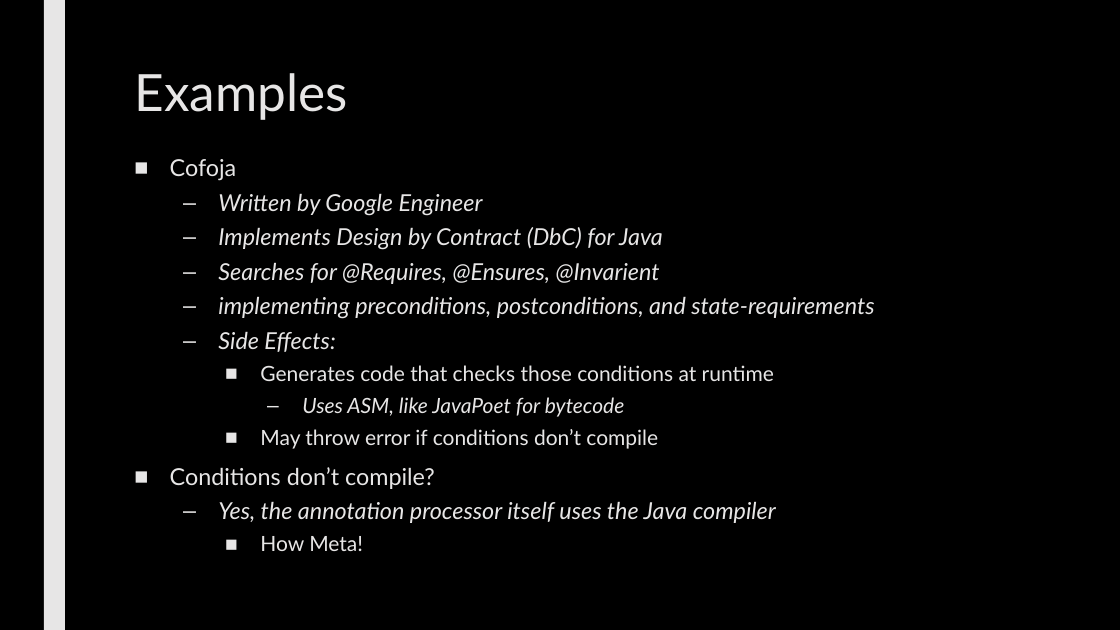
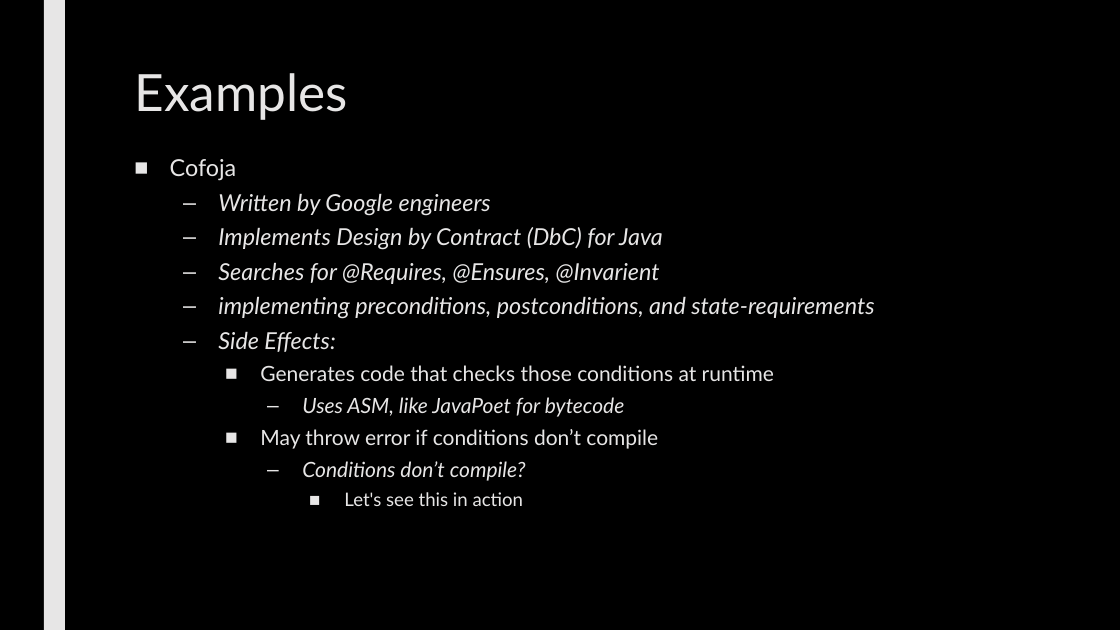
Before and after one commit to max7patek/metaprogramming, a slide deck: slide 10 of slides/08-CompileTimeComputation.pptx (slide 9 before the commit). Drawn at 1120x630 pixels with LibreOffice and Linux fonts; fonts in the diff are those of the drawing. Boxes give left, top, right and bottom in pixels: in the first picture for what was removed or moved away, otherwise in the second. Text is boxed around its words. In the diff, an @@ line names an element or a change of style, - is before the commit and + after.

Commit message:
fixed compile-time computation slides

```diff
--- a/slides/08-CompileTimeComputation.pptx
+++ b/slides/08-CompileTimeComputation.pptx
@@ text at (218, 193, 491, 216): text changed @@
-  – Written by Google Engineer
+  – Written by Google engineers
@@ text at (302, 461, 526, 481): size 20 to 18 pt, italic on in "Conditions don’t compile?"; bullet ■ to –; list level 1 to 4 in "Conditions don’t compile?" @@
@@ text at (344, 492, 524, 506): text changed; size 20 to 16 pt; italic off @@
-  – Yes, the annotation processor itself uses the Java compiler
-    ■ How Meta!
+        ■ Let's see this in action
```
Also in this commit, not shown: 14 other slides changed, 1 slide added.
